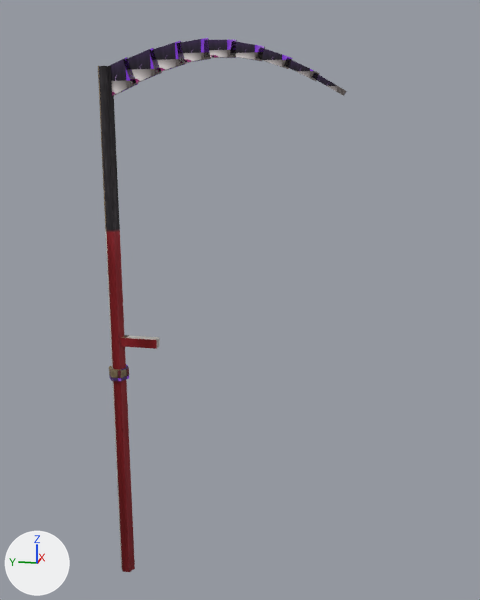
What one commit did to the FBX model cyclops/export/weapons/Scythe.fbx.
The view is the same before and after, from a camera (50 mm lens) standing at (-5.32, -2.17, 2.65) and looking at (0.0, -1.11, 1.32). The lights are fixed; the arrows at lower left show +X, +Y and +Z. The first picture is the older version.

Objects in the first picture: 'Blade', 'Handle'.
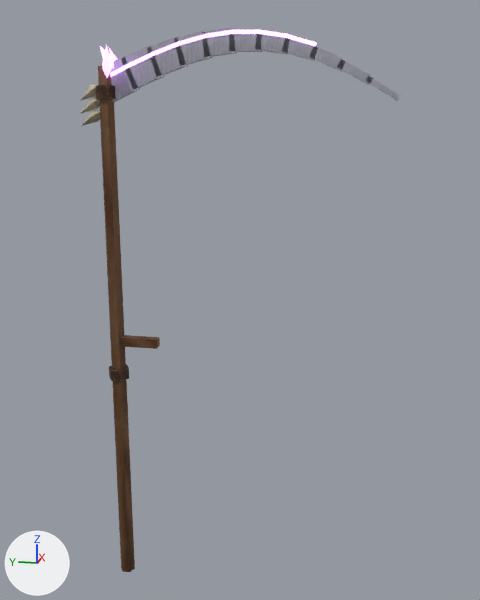
Boxes (x1, y1, x2, y2) around the edits, measured in the pictures (480 x 600 px; the box of a moved part takes in the faces that stretch with it):
'Handle', reshaped (29% wider)
    before: (98, 66, 160, 572)
    after: (80, 66, 160, 572)
'Blade', reshaped (28% wider, 29% taller)
    before: (109, 38, 347, 96)
    after: (96, 27, 401, 102)
'Glow', added
    after: (100, 29, 317, 78)
part 1 of me_handle, added
    after: (95, 85, 116, 99)
part 2 of me_handle, added (brown)
    after: (80, 85, 100, 126)
part 3 of me_handle, surface changed
    both: (98, 66, 160, 572)
part 4 of me_blade, moved or reshaped
    before: (109, 57, 138, 95)
    after: (122, 45, 164, 90)
part 5 of me_blade, moved or reshaped
    before: (123, 48, 162, 84)
    after: (174, 30, 212, 66)
part 6 of me_blade, moved or reshaped
    before: (176, 38, 211, 63)
    after: (202, 27, 237, 57)
part 7 of me_blade, moved or reshaped
    before: (204, 40, 237, 58)
    after: (229, 29, 262, 52)
part 8 of me_blade, added
    after: (255, 34, 289, 55)
part 9 of me_blade, moved or reshaped
    before: (230, 41, 265, 61)
    after: (282, 38, 319, 61)
part 10 of me_blade, moved or reshaped
    before: (259, 48, 293, 69)
    after: (309, 46, 347, 72)
part 11 of me_blade, moved or reshaped
    before: (285, 60, 320, 81)
    after: (338, 60, 374, 85)
part 12 of me_blade, moved or reshaped
    before: (313, 72, 347, 96)
    after: (365, 76, 401, 101)
part 13 of me_blade, rebuilt (8% wider, 31% taller)
    before: (149, 41, 187, 72)
    after: (147, 36, 188, 77)
part 14 of me_blade, added
    after: (96, 56, 140, 102)

What changed in the scene script:
```text
Add mat_glowb046ff:
    mat_glowb046ff = principled_material('Glowb046ff')
    mat_glowb046ff.base_color = (0.69, 0.275, 1.0)  # purple #d88fff
    mat_glowb046ff.emission_color = (0.69, 0.275, 1.0)  # purple #d88fff
    mat_glowb046ff.emission_strength = 3.0
Change me_blade:
    used by ob_blade; location = (0.0, 0.0, 0.0)
    remove me_blade.from_pydata(...)  # 72 vertices, 54 faces; spans x -0.01..0.01, y -1.93..0.06, z 2.95..3.39
    add me_blade.from_pydata(...)  # 88 vertices, 66 faces; spans x -0.02..0.02, y -2.33..0.07, z 2.91..3.46
    me_blade part 4: the loose piece of 8 vertices spanning x -0.01..0.01, y -0.27..0.06, z 2.96..3.26 is scaled about its middle by (1.17, 1.01, 1.13), then moved by (0.0, -0.21, 0.07)
    me_blade part 5: the loose piece of 8 vertices spanning x -0.01..0.01, y -0.47..-0.16, z 3.06..3.33 is turned 6.5 degrees about the x axis through its middle and scaled by 0.996, then moved by (0.0, -0.42, 0.13)
    me_blade part 6: the loose piece of 8 vertices spanning x -0.01..0.01, y -0.87..-0.6, z 3.21..3.39 is scaled about its middle by (1.17, 0.993, 1.19), then moved by (0.0, -0.2, 0.06)
    me_blade part 7: the loose piece of 8 vertices spanning x -0.01..0.01, y -1.08..-0.82, z 3.24..3.38 is scaled about its middle by (1.17, 0.992, 1.23), then moved by (0.0, -0.2, 0.05)
    me_blade part 8: the loose piece of 8 vertices spanning x -0.01..0.01, y -1.08..-0.82, z 3.24..3.38 is copied, and the copy is turned 7.9 degrees about the x axis through its middle and scaled by 1.01, then moved by (0.0, -0.41, 0.03); it spans x -0.02..0.02, y -1.49..-1.22, z 3.26..3.43
    me_blade part 9: the loose piece of 8 vertices spanning x -0.01..0.01, y -1.3..-1.03, z 3.21..3.36 is turned 6.2 degrees about the x axis through its middle and scaled by 1.02, then moved by (0.0, -0.41, 0.01)
    me_blade part 10: the loose piece of 8 vertices spanning x -0.01..0.01, y -1.51..-1.23, z 3.15..3.32 is scaled about its middle by (1.17, 0.991, 1.13), then moved by (0.0, -0.41, -0.01)
    me_blade part 11: the loose piece of 8 vertices spanning x -0.01..0.01, y -1.72..-1.45, z 3.06..3.23 is moved by (0.0, -0.4, -0.03)
    me_blade part 12: the loose piece of 8 vertices spanning x -0.01..0.01, y -1.93..-1.66, z 2.95..3.13 is moved by (0.0, -0.4, -0.04)
    me_blade part 13: the loose piece of 8 vertices spanning x -0.01..0.01, y -0.67..-0.38, z 3.14..3.38 is rebuilt with 8 vertices and now spans x -0.02..0.02, y -0.68..-0.36, z 3.11..3.41
    me_blade part 14: 8 vertices added at x -0.02..0.02, y -0.28..0.07, z 2.92..3.28
Change me_handle:
    used by ob_handle; location = (0.0, 0.0, 0.0)
    remove me_handle.from_pydata(...)  # 32 vertices, 22 faces; spans x -0.08..0.08, y -0.38..0.09, z -1.4..3.2
    add me_handle.from_pydata(...)  # 62 vertices, 54 faces; spans x -0.08..0.08, y -0.38..0.24, z -1.4..3.2
    me_handle part 1: a new loose piece, a 6-sided cylinder along z spanning x -0.082..0.082, y -0.094..0.094, z 2.95..3.05, in mat_cyclops (picture img_cyclops_texture_png)
    me_handle part 2
    18 vertices are added at x -0.05..0.05, y 0.03..0.24, z 2.74..3.06
    24 new faces join them
    me_handle part 3: 22 kept faces spanning x -0.08..0.08, y -0.38..0.09, z -1.4..3.2 get new texture (UV) coordinates
Add me_glow:
    me_glow.from_pydata(...)  # 92 vertices, 88 faces; spans x -0.3..0.12, y -1.69..0.02, z 3.05..3.44
    me_glow.materials.append(mat_glowb046ff)  # purple #d88fff, glowing purple #d88fff
Add ob_glow:
    ob_glow = bpy.data.objects.new('Glow', me_glow)
    ob_glow.location = (0.0, 0.0, 0.0)
```
